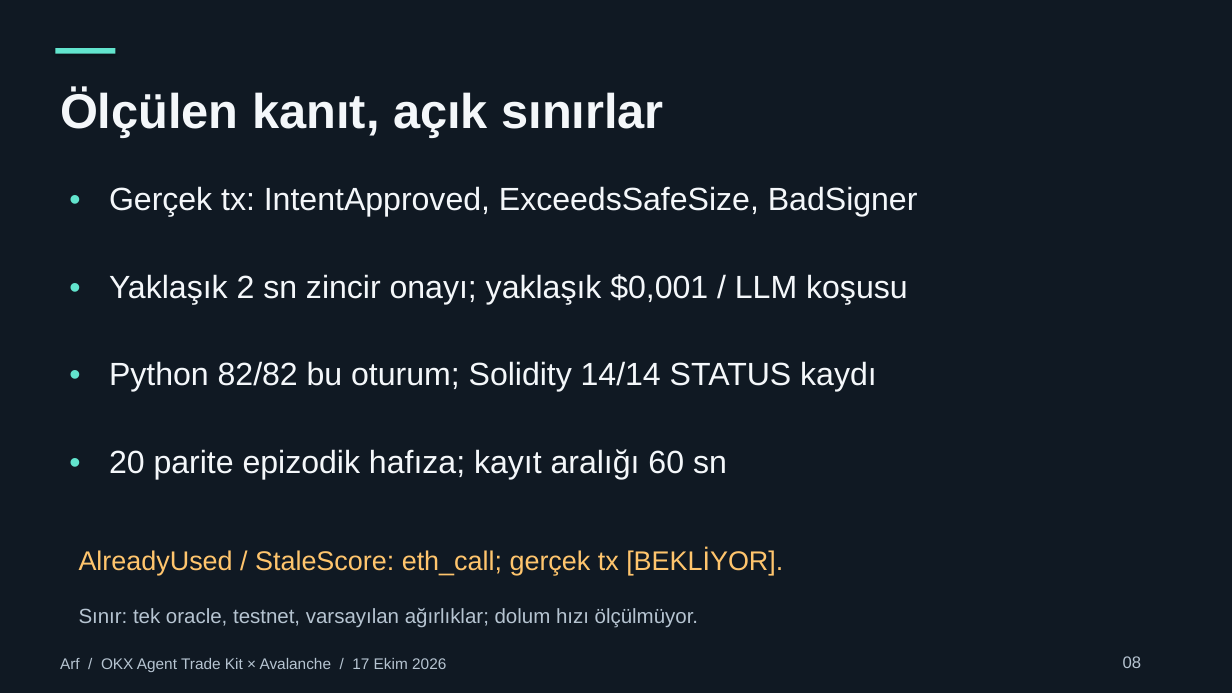
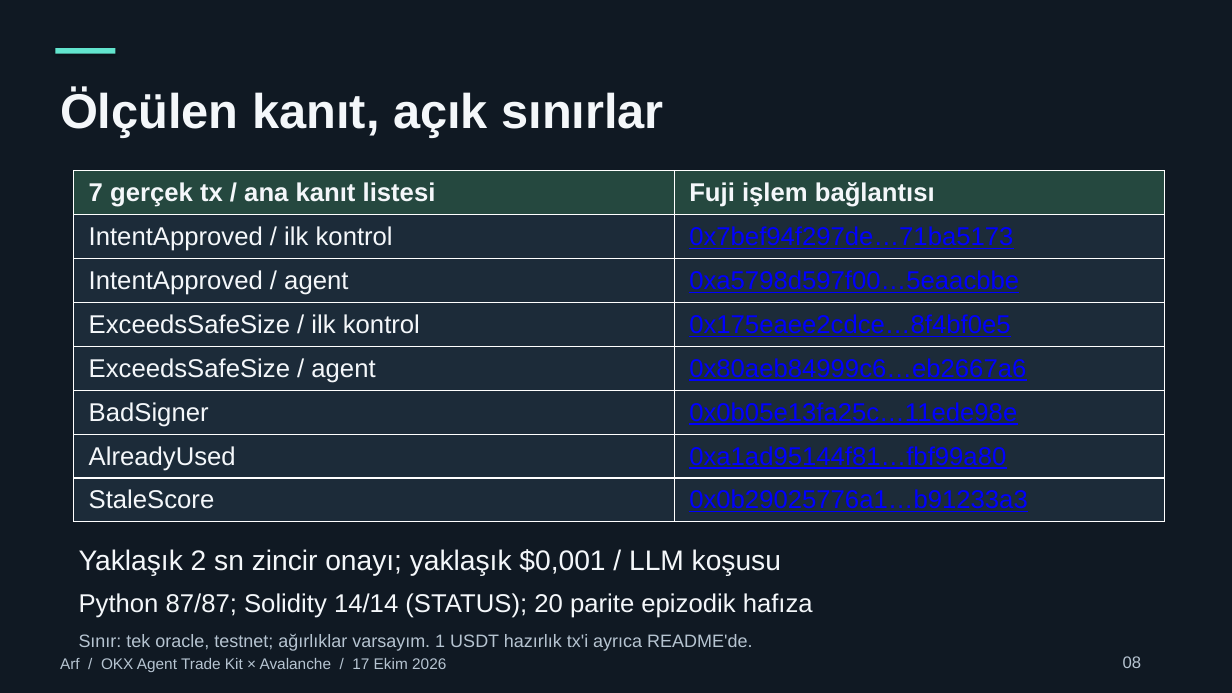
Before and after one commit to akifaybek/arf, a slide deck: slide 8 of presentation/Arf.pptx. Drawn at 1232x693 pixels with LibreOffice and Linux fonts; fonts in the diff are those of the drawing. Boxes give left, top, right and bottom in pixels: in the first picture for what was removed or moved away, otherwise in the second. Text is boxed around its words. In the diff, an @@ line names an element or a change of style, - is before the commit and + after.

```diff
--- a/presentation/Arf.pptx
+++ b/presentation/Arf.pptx
@@ text removed at box(69, 176, 102, 217) @@
-•
@@ table added at box(74, 171, 1165, 522), 8 rows, 2 columns @@
+7 gerçek tx / ana kanıt listesi | Fuji işlem bağlantısı
+IntentApproved / ilk kontrol | 0x7bef94f297de…71ba5173
+IntentApproved / agent | 0xa5798d597f00…5eaacbbe
+ExceedsSafeSize / ilk kontrol | 0x175eaee2cdce…8f4bf0e5
+ExceedsSafeSize / agent | 0x80aeb84999c6…eb2667a6
+BadSigner | 0x0b05e13fa25c…11ede98e
+AlreadyUsed | 0xa1ad95144f81…fbf99a80
+StaleScore | 0x0b29025776a1…b91233a3
@@ text removed at box(109, 186, 918, 216) @@
-Gerçek tx: IntentApproved, ExceedsSafeSize, BadSigner
@@ text removed at box(69, 263, 102, 305) @@
-•
@@ text removed at box(69, 351, 102, 393) @@
-•
@@ text removed at box(109, 361, 877, 392) @@
-Python 82/82 bu oturum; Solidity 14/14 STATUS kaydı
@@ text removed at box(69, 439, 102, 481) @@
-•
@@ text removed at box(109, 449, 727, 480) @@
-20 parite epizodik hafıza; kayıt aralığı 60 sn
@@ text "Yaklaşık 2 sn zincir onayı; ...": place and size @@
-text "Yaklaşık 2 sn zincir onayı; ..." at box(109, 274, 908, 304)
+text "Yaklaşık 2 sn zincir onayı; ..." at box(79, 549, 781, 576)
@@ text "Yaklaşık 2 sn zincir onayı; ..." at box(79, 549, 781, 576): size 25 to 22 pt @@
@@ text removed at box(79, 550, 783, 575) @@
-AlreadyUsed / StaleScore: eth_call; gerçek tx [BEKLİYOR].
@@ text added at box(79, 593, 813, 618), 20 pt, text #F4F7FA @@
+Python 87/87; Solidity 14/14 (STATUS); 20 parite epizodik hafıza
@@ text at box(79, 634, 752, 651): text changed; size 16 to 14 pt @@
-Sınır: tek oracle, testnet, varsayılan ağırlıklar; dolum hızı ölçülmüyor.
+Sınır: tek oracle, testnet; ağırlıklar varsayım. 1 USDT hazırlık tx'i ayrıca README'de.
```
Also in this commit, not shown: 1 other slide changed, 6 other files.
